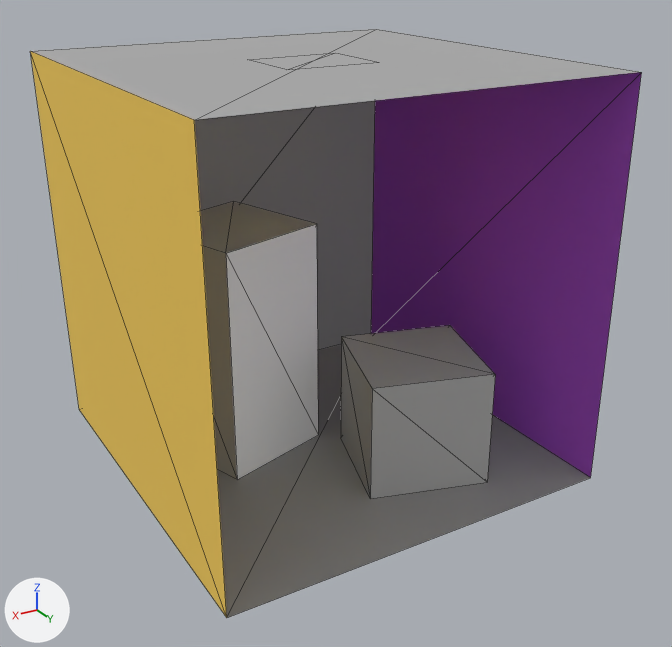
The OBJ model models/cornell_box.obj: old version first, new version second.
The view is the same before and after, from a 50 mm camera at (871.0, 766.0, 707.0) aimed at (269.0, -239.0, 204.0). Lighting does not change. The marker at lower left points along +X, +Y and +Z. Mesh edges are drawn as thin lines. Where no turn or scale is listed for an object, it has been applied to the vertices. Vertices at the same position are counted once.

The first picture shows 'cornell_box'.
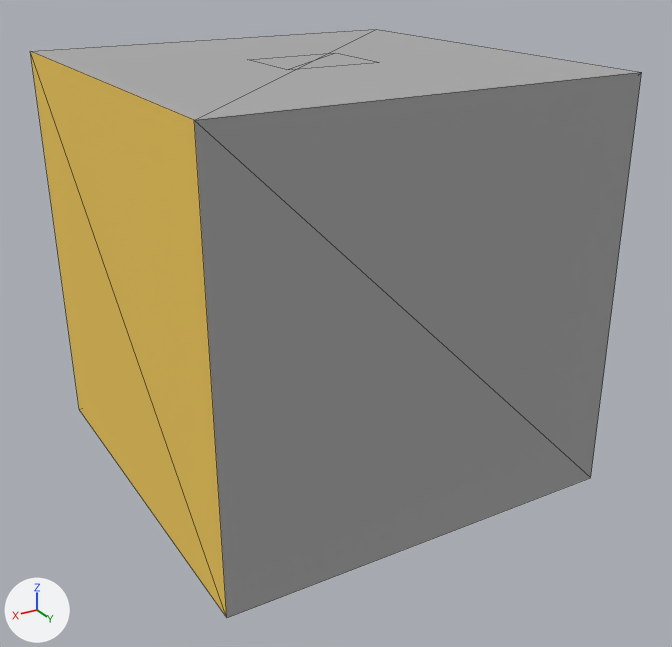
Pixel boxes [x1, y1, x2, y2] of what changed, in the pictures (672 x 647 px):
part 1 of me_cornell_box, added
    after: [194, 72, 642, 618]
part 2 of me_cornell_box, recoloured (purple)
    before: [371, 72, 642, 478]

The change, as a list of edits to the scene's bpy script:
```text
Change me_cornell_box:
    used by ob_cornell_box; location = (0.0, 0.0, 0.0)
    verts and faces of me_cornell_box; kept vertices keep their numbers, new ones are numbered from 28
    before: 0 (553.0, 0.0, 0.0) at pixel (226, 617), 1 (0.0, 0.0, 0.0) at pixel (590, 477), 4 (556.0, 0.0, 549.0) at pixel (194, 120), 7 (0.0, 0.0, 549.0) at pixel (641, 72)
    remove me_cornell_box.from_pydata(...)  # 28 vertices, 32 faces; spans x 0.0..556.0, y -559.0..0.0, z 0.0..549.0
    add me_cornell_box.from_pydata(...)  # 28 vertices, 34 faces; spans x 0.0..556.0, y -559.0..0.0, z 0.0..549.0
    me_cornell_box part 1
    add faces += [(1, 4, 7), (0, 4, 1)]  # mat_back (grey #aaaaaa)
    me_cornell_box part 2: 2 faces spanning x 0.0, y -559.0..0.0, z 0.0..549.0 switch from mat_right (purple #bc59e7) to mat_light (white #e7e7e7)
```
